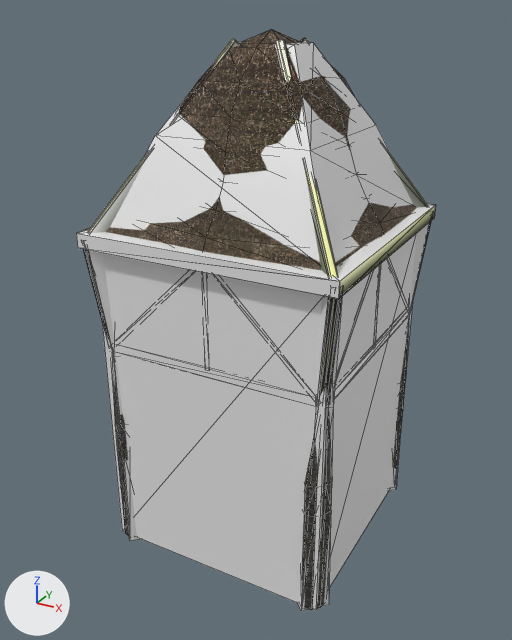
The COLLADA model models/ex_common_house_tall_01.dae as it was, and as the next commit left it.
Before and after are seen from a 50 mm lens placed at (18.4, -35.0, 24.6), pointed at (-0.4, -0.7, 7.5). The axes (+X, +Y, +Z) are drawn at lower left. The lights are the same throughout. Mesh edges are drawn as thin lines on the coarser meshes. Where no turn or scale is listed for an object, it has been applied to the vertices.

Script lines for the objects in view, before the commit:
```python
ob_nifid_41_matrix = bpy.data.objects.new('nifid_41-matrix', me_lib)
ob_nifid_41_matrix.location = (-6.43, -6.46, 3.2)
ob_nifid_43_matrix = bpy.data.objects.new('nifid_43-matrix', me_lib_001)
ob_nifid_43_matrix.location = (6.46, -6.43, 3.2)
ob_nifid_45_matrix = bpy.data.objects.new('nifid_45-matrix', me_lib_002)
ob_nifid_45_matrix.location = (6.43, 6.46, 3.2)
ob_nifid_47_matrix = bpy.data.objects.new('nifid_47-matrix', me_lib_003)
ob_nifid_47_matrix.location = (-0.01, -0.01, 13.19)
ob_nifid_51_matrix = bpy.data.objects.new('nifid_51-matrix', me_lib_005)
ob_nifid_51_matrix.location = (0.08, 0.03, 18.23)
ob_nifid_53_matrix = bpy.data.objects.new('nifid_53-matrix', me_lib_006)
ob_nifid_53_matrix.location = (-0.03, 0.01, 3.22)
ob_nifid_7_matrix = bpy.data.objects.new('nifid_7-matrix', me_tri_chamferbox01_1_lib)
ob_nifid_7_matrix.location = (0.0, 0.0, 0.0)
# also in view: 'nifid_35-matrix' at (-0.1, -0.1, 18.4); 'nifid_27-matrix' at (0.0, 0.0, 14.8); 'nifid_17-matrix' at (0.0, 0.0, 0.0)
```
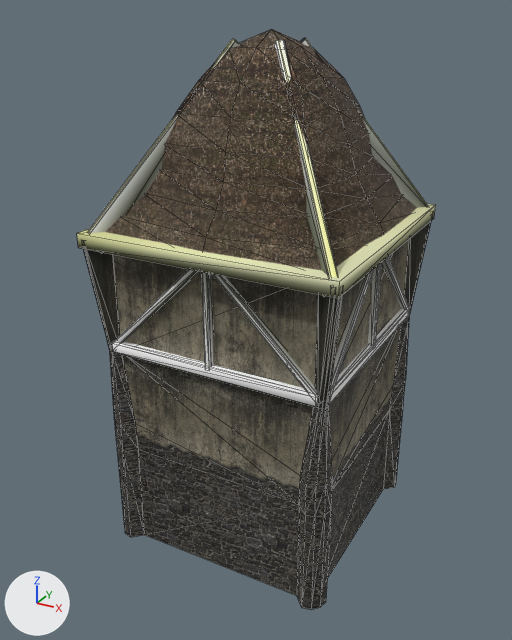
Location of each change, [x1, y1, x2, y2] in pixels of the pictures (512 x 640 px):
'nifid_53-matrix', deleted
    before: [102, 233, 417, 610]
'nifid_51-matrix', deleted
    before: [110, 42, 413, 263]
'nifid_47-matrix', deleted
    before: [76, 204, 435, 299]
'nifid_41-matrix', deleted
    before: [88, 250, 140, 541]
'nifid_43-matrix', deleted
    before: [298, 296, 342, 611]
'nifid_45-matrix', deleted
    before: [389, 222, 430, 491]
'nifid_27-matrix', unchanged, uncovered by the edit
    before: [88, 39, 436, 399]
    after: [77, 39, 436, 407]
'nifid_2-matrix', unchanged, uncovered by the edit
    after: [122, 325, 401, 504]
'nifid_22-matrix', unchanged, uncovered by the edit
    after: [113, 240, 409, 388]
'nifid_12-matrix', unchanged, uncovered by the edit
    after: [138, 410, 390, 596]

The change in detail:
Object 'nifid_41-matrix' (ob_nifid_41_matrix) is deleted.
Object 'nifid_43-matrix' (ob_nifid_43_matrix) is deleted.
Object 'nifid_45-matrix' (ob_nifid_45_matrix) is deleted.
Object 'nifid_47-matrix' (ob_nifid_47_matrix) is deleted.
Object 'nifid_51-matrix' (ob_nifid_51_matrix) is deleted.
Object 'nifid_53-matrix' (ob_nifid_53_matrix) is deleted.
